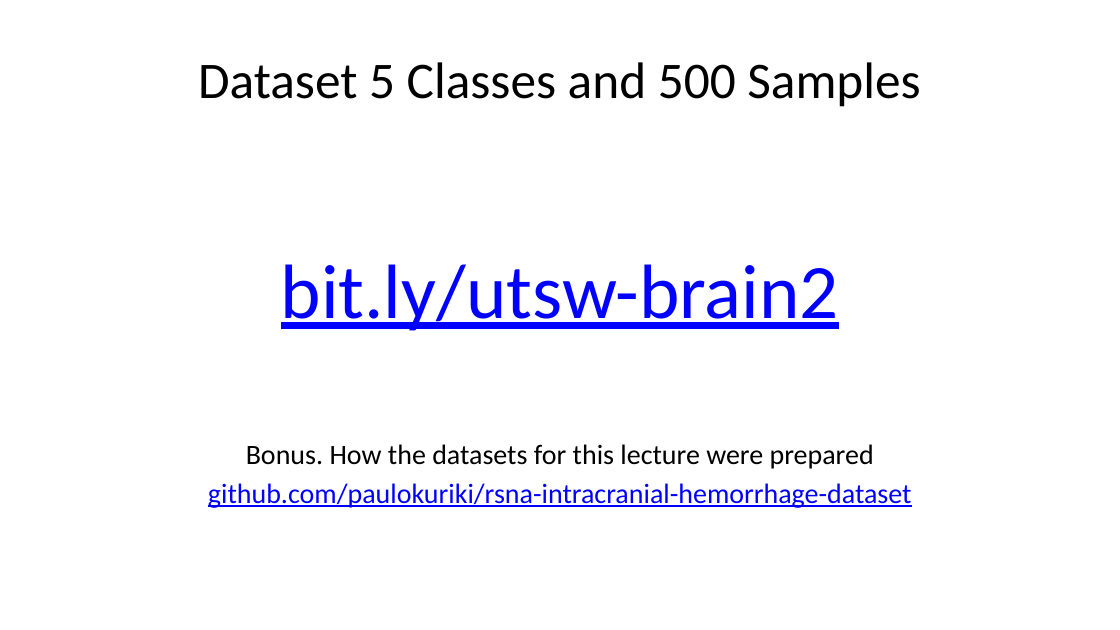
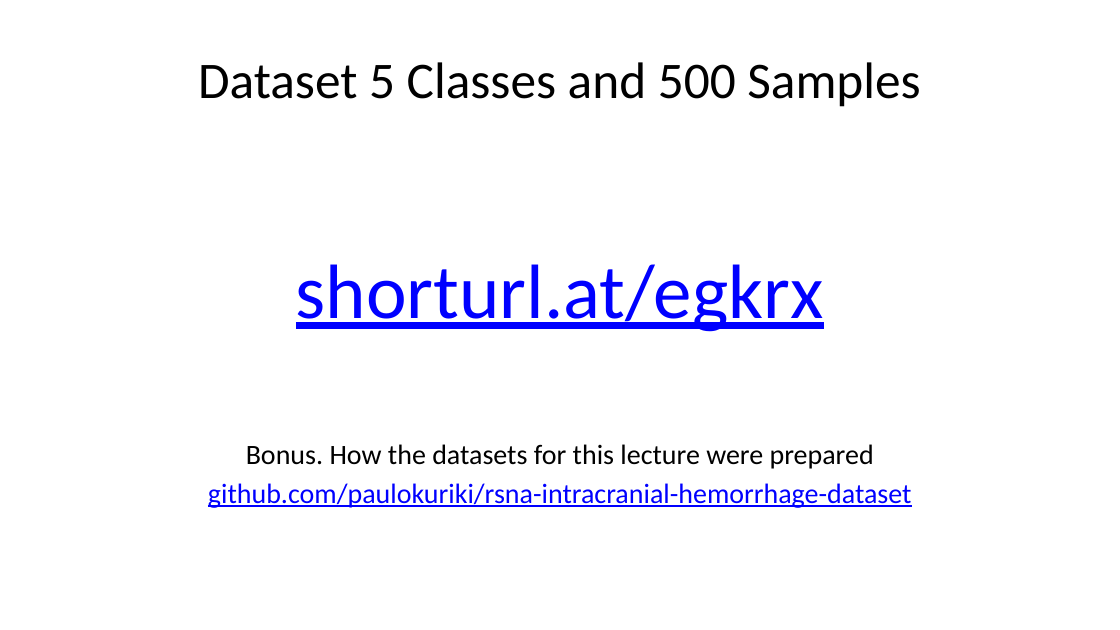
Before and after one commit to paulokuriki/utsw-brain-hemorrhage-lecture, a slide deck: slide 7 of AI_in_Neuroradiology_Presentation.pptx. Drawn at 1120x630 pixels with LibreOffice and Linux fonts; fonts in the diff are those of the drawing. Boxes give left, top, right and bottom in pixels: in the first picture for what was removed or moved away, otherwise in the second. Text is boxed around its words. In the diff, an @@ line names an element or a change of style, - is before the commit and + after.

```diff
--- a/AI_in_Neuroradiology_Presentation.pptx
+++ b/AI_in_Neuroradiology_Presentation.pptx
@@ text at <box>296,264,824,332</box>: text changed @@
-bit.ly/utsw-brain2
+shorturl.at/egkrx
```
Also in this commit, not shown: 2 other slides changed.
